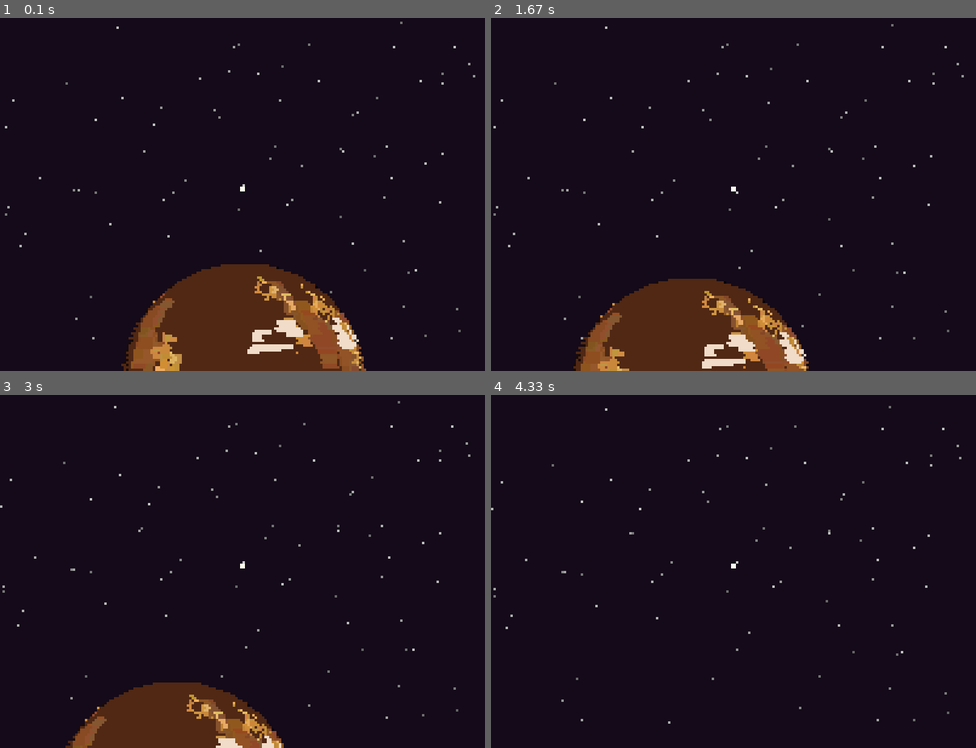
Above: before the commit, frames 1-4 (two rows, left to right).
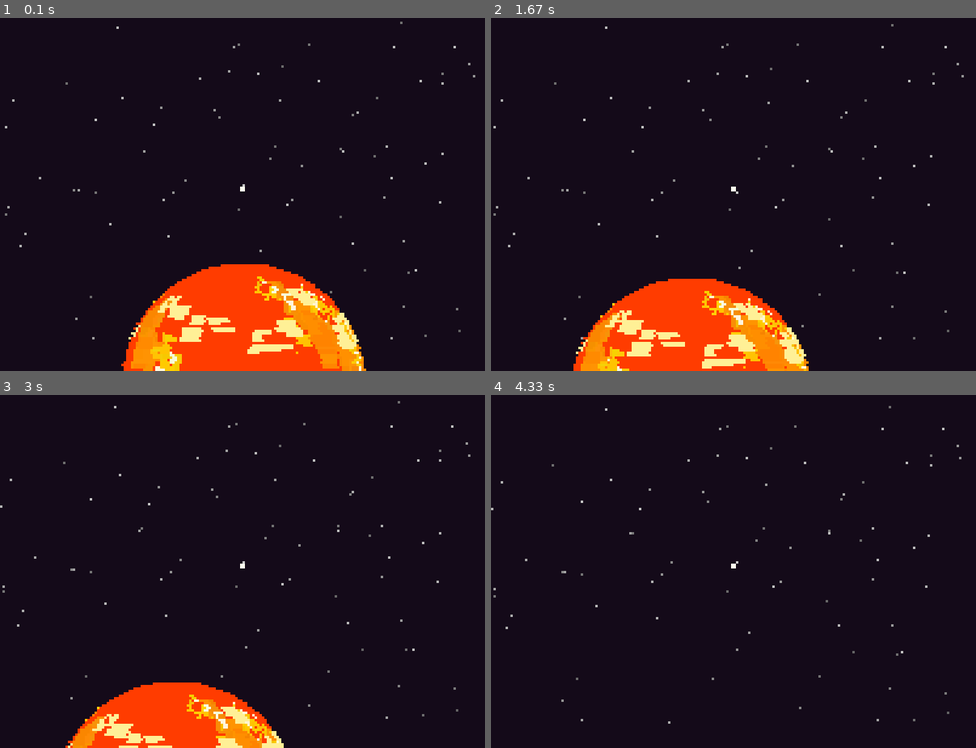
Above: after the commit, the same moments.

Repository: Thak676/pygame_planet_generator
Game: pygame game, started from main.py
Two runs of this game, one before a commit and one after it. Both use one fixed random seed, a clock stepped at 60 frames per second and the inputs below.
Inputs:
- Up to frame 1 (0.1 s): no input
- Up to frame 2 (1.67 s): hold Right 0.33-0.8 s; hold Up 0.83-1.13 s; hold Right 1.17-1.63 s
- Up to frame 3 (3 s): hold Left 1.67-2.2 s; hold Left 2.23-2.63 s; hold Up from 2.67 s (still down)
- Up to frame 4 (4.33 s): release Up at 3.03 s; hold Right 3.07-3.7 s; hold Left 3.73-4.2 s; hold Right from 4.23 s (still down)

The runs differ from the first frame. In frame 1, 12% of the frame differs, in the area x 25-76%, y 69-100%; in frame 2, 9.6%; in frame 3, 6.1%; in frame 4, nothing differs.

Commit message:
trying to make sun config. At least there's no dithering on it anymore

Diff:
--- a/main.py
+++ b/main.py
@@ -10,7 +10,8 @@
     get_desert_config,
     get_toxic_config,
     get_lava_config,
-    get_gas_giant_config
+    get_gas_giant_config,
+    get_sun_config
 )
 
 # Initialize Pygame
@@ -41,12 +42,13 @@
     # Create Planet
     # Choose a random planet type
     configs = [
-        get_terran_config(),
-        get_ice_world_config(),
-        get_desert_config(),
-        get_toxic_config(),
-        get_lava_config(),
-        get_gas_giant_config()
+        # get_terran_config(),
+        # get_ice_world_config(),
+        # get_desert_config(),
+        # get_toxic_config(),
+        # get_lava_config(),
+        # get_gas_giant_config(),
+        get_sun_config()
     ]
     p_config = random.choice(configs)
 
--- a/planet.py
+++ b/planet.py
@@ -206,16 +206,24 @@
 
         # Update Shadow
         self.shadow_overlay.fill((0,0,0,0))
-        for x, y, nx, ny, nz in self.pixel_normals:
-             dot = nx * lx + ny * ly + nz * lz
-             if dot < 0.0:
-                 self.shadow_overlay.set_at((x, y), (0, 0, 0, 180))
-             elif dot < 0.15:
-                 if (x + y) % 2 == 0:
+
+        # If we have dither_shadows enabled, we do the full lighting calculation.
+        # If disabled (like for a Sun), we might skip shadows entirely or just do simple ones.
+        # For the Sun, we probably want NO shadow overlay at all because it's emissive.
+        if self.config.dither_shadows:
+            for x, y, nx, ny, nz in self.pixel_normals:
+                 dot = nx * lx + ny * ly + nz * lz
+                 if dot < 0.0:
                      self.shadow_overlay.set_at((x, y), (0, 0, 0, 180))
-             elif dot < 0.3:
-                 if (x % 2 == 0) and (y % 2 == 0):
-                      self.shadow_overlay.set_at((x, y), (0, 0, 0, 180))
+                 elif dot < 0.15:
+                     if (x + y) % 2 == 0:
+                         self.shadow_overlay.set_at((x, y), (0, 0, 0, 180))
+                 elif dot < 0.3:
+                     if (x % 2 == 0) and (y % 2 == 0):
+                          self.shadow_overlay.set_at((x, y), (0, 0, 0, 180))
+        else:
+             # For Sun/Emissive: No shadow overlay
+             pass
 
         # Spherical Projection
         slice_height = 1
--- a/planet_config.py
+++ b/planet_config.py
@@ -24,6 +24,9 @@
 
     # Clouds
     num_clouds: int = 15
+
+    # Rendering
+    dither_shadows: bool = True
 
 # Presets
 
@@ -96,3 +99,19 @@
         walker_y_var=1,  # Keep tight to bands
         num_clouds=20
     )
+
+def get_sun_config():
+    return PlanetConfig(
+        c_ocean_deep=(255, 60, 0),     # Bright Red/Orange
+        c_ocean_shallow=(255, 140, 0), # Bright Orange
+        c_land_main=(255, 200, 0),     # Bright Yellow
+        c_land_highlight=(255, 255, 220), # White-hot
+        c_cloud=(255, 240, 150),       # Bright Flares
+        rotation_speed=0.002,
+        weather_speed=0.004,
+        num_islands=20,
+        island_size_min=10,
+        island_size_max=40,
+        num_clouds=25,
+        dither_shadows=False
+    )
